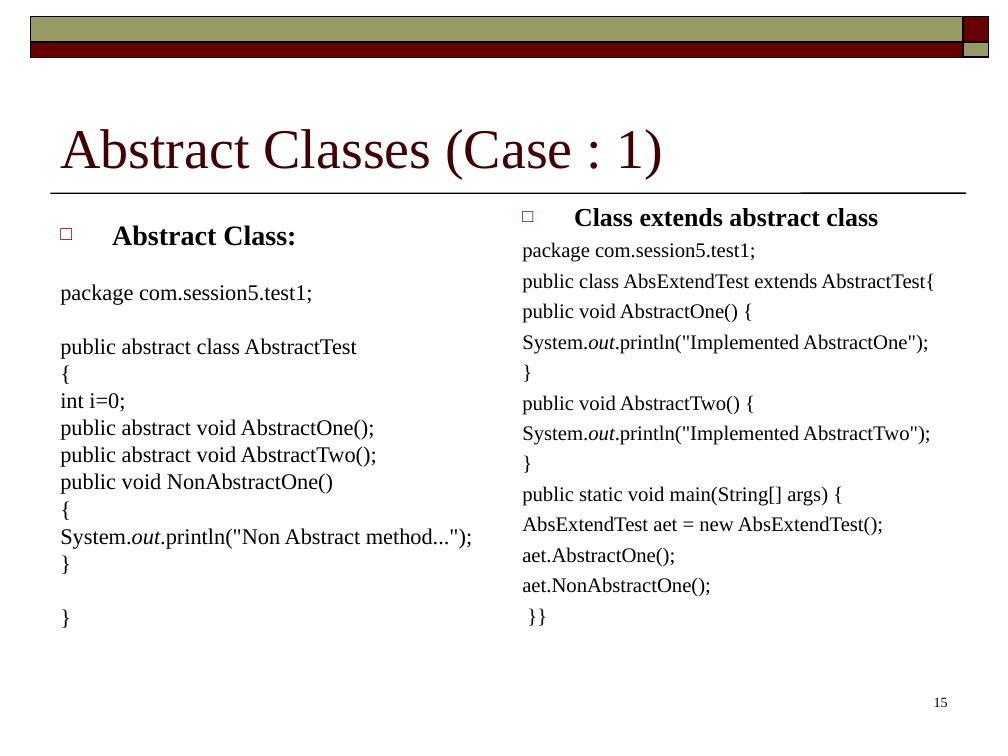
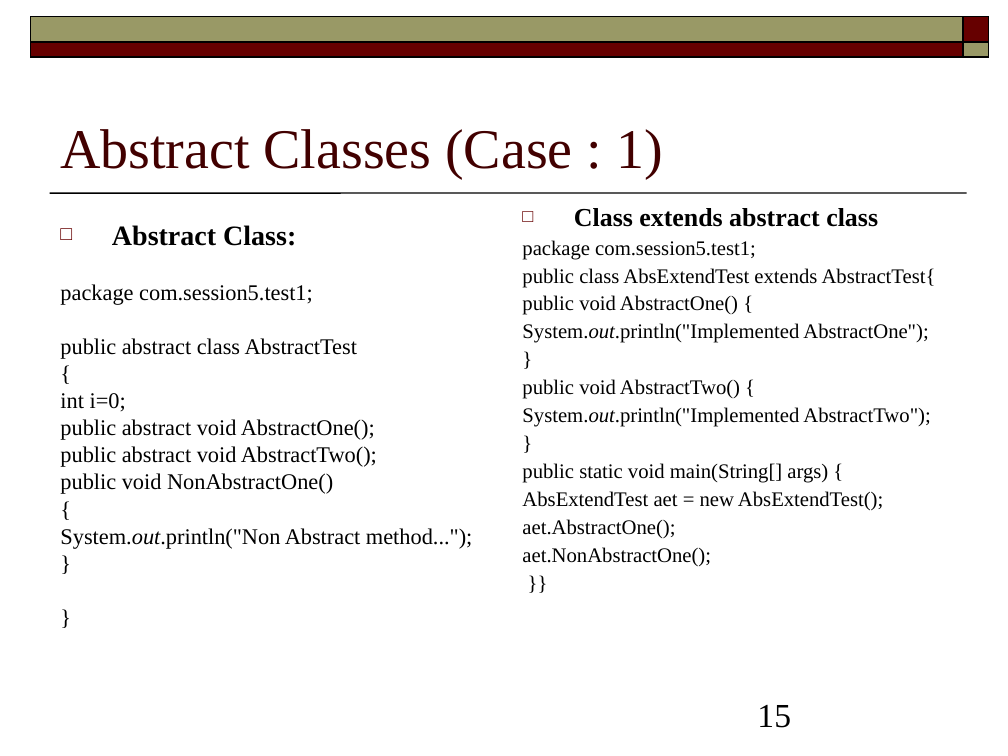
Before and after one commit to kirankomirishetty/javatrainingmaterial, a slide deck: slide 15 of Presentation/Java Session-7.1-7.2.ppt. Drawn at 1008x756 pixels with LibreOffice and Linux fonts; fonts in the diff are those of the drawing. Boxes give left, top, right and bottom in pixels: in the first picture for what was removed or moved away, otherwise in the second. Text is boxed around its words. In the diff, an @@ line names an element or a change of style, - is before the commit and + after.

Commit message:
Modified the Abstract and Interfaces presentation

```diff
--- a/Presentation/Java Session-7.1-7.2.ppt
+++ b/Presentation/Java Session-7.1-7.2.ppt
@@ text at (522,240,936,566): line spacing 1 to 0.9 @@
@@ page number at (757,705,791,728): size 10 to 24 pt; alignment right to left; indent changed @@
```
Also in this commit, not shown: 19 other slides changed, 1 slide added.
